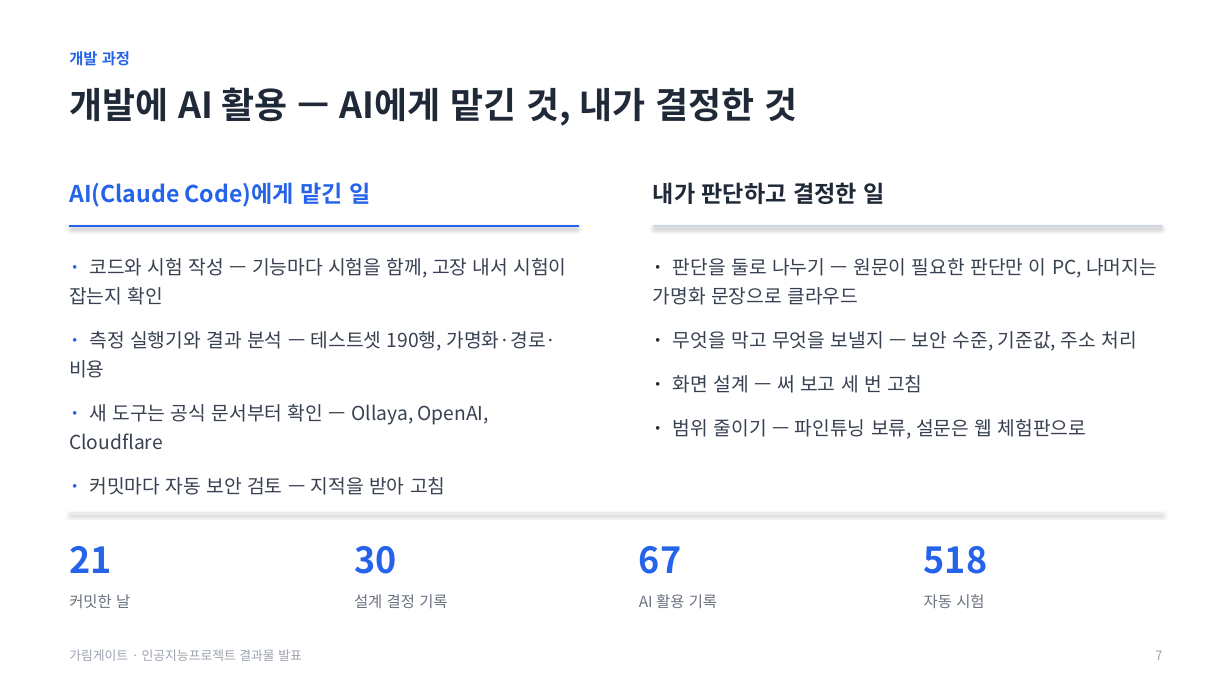
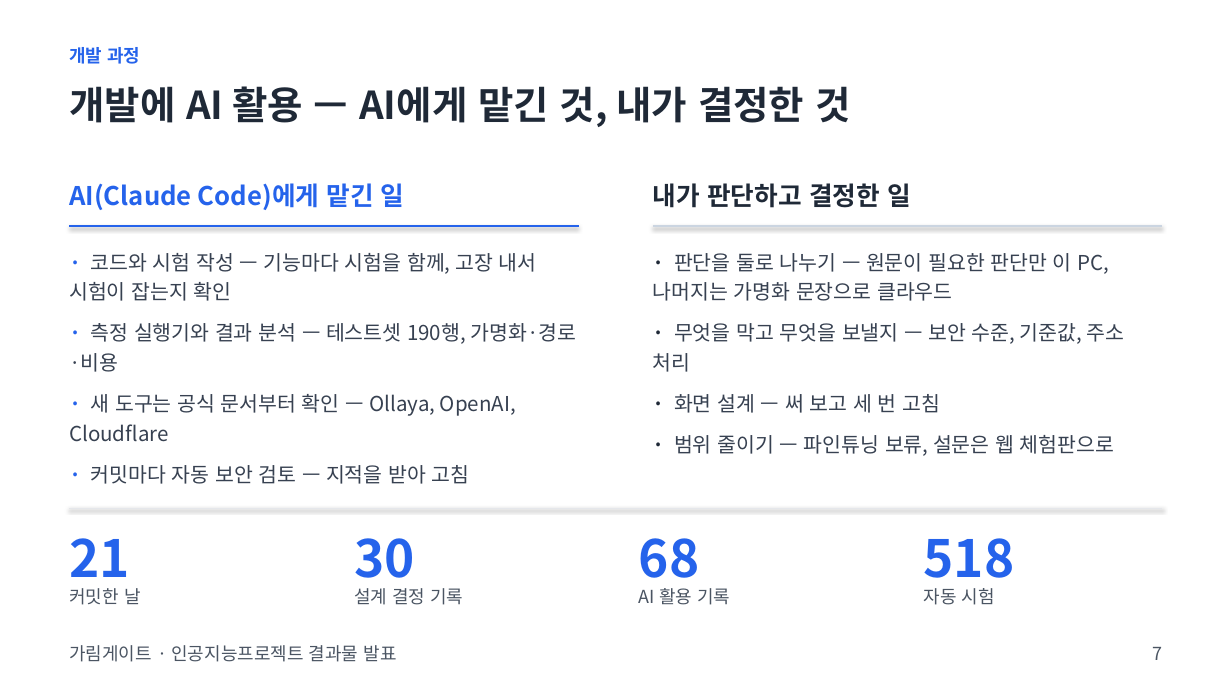
Before and after one commit to baesanggue/ai-gateway, a slide deck: slide 7 of docs/presentation/2026-11-17-garimgate.pptx. Drawn at 1232x693 pixels with LibreOffice and Linux fonts; fonts in the diff are those of the drawing. Boxes give left, top, right and bottom in pixels: in the first picture for what was removed or moved away, otherwise in the second. Text is boxed around its words. In the diff, an @@ line names an element or a change of style, - is before the commit and + after.

```diff
--- a/docs/presentation/2026-11-17-garimgate.pptx
+++ b/docs/presentation/2026-11-17-garimgate.pptx
@@ text "개발 과정" at box(69, 47, 140, 64): size 12 to 14 pt @@
@@ text "개발에 AI 활용 — AI에게 ..." at box(69, 86, 850, 127): size 28 to 30 pt @@
@@ text "AI(Claude Code)에게 맡긴 일" at box(69, 183, 405, 210): size 18 to 20 pt @@
@@ text "내가 판단하고 결정한 일" at box(653, 183, 911, 208): size 18 to 20 pt @@
@@ text "· 코드와 시험 작성 — ..." at box(69, 253, 576, 484): size 15 to 16 pt; line spacing 1.25 to 1.2; less space between paragraphs @@
@@ text "· 판단을 둘로 나누기 — ..." at box(653, 253, 1125, 456): size 15 to 16 pt; line spacing 1.25 to 1.2; less space between paragraphs @@
@@ line moved from (69, 513) - (1163, 513) to (69, 508) - (1163, 508) @@
@@ text "21": place and size @@
-text "21" at box(69, 546, 111, 573)
+text "21" at box(69, 538, 130, 590)
@@ text "30": place and size @@
-text "30" at box(354, 546, 396, 574)
+text "30" at box(354, 538, 415, 590)
@@ text at box(639, 538, 700, 590): text changed; size 28 to 40 pt @@
-67
+68
@@ size 28 to 40 pt in 3 elements at box(69, 538, 130, 590), box(354, 538, 415, 590), box(924, 538, 1015, 590) @@
@@ text "518": place and size @@
-text "518" at box(924, 546, 988, 574)
+text "518" at box(924, 538, 1015, 590)
@@ size 12 to 14 pt, text colour #6B7280 to #4B5563 in 4 elements at box(69, 588, 141, 605), box(354, 588, 463, 605), box(639, 588, 730, 605), box(924, 588, 995, 605) @@
@@ text "가림게이트 · 인공지능프로젝트 결과물 발표" at box(69, 645, 396, 662): size 10 to 14 pt, text colour #9CA3AF to #4B5563 @@
@@ text "7" at box(1152, 647, 1162, 660): size 10 to 14 pt, text colour #9CA3AF to #4B5563 @@
```
Also in this commit, not shown: 8 other slides changed, 1 other file.
